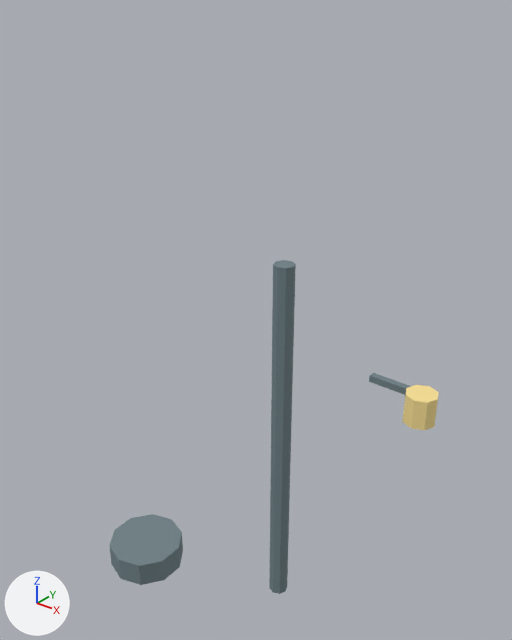
One commit to the glTF model do-not-drop/assets/models/environment/props/sm_env_prop_street_lamp_refined.glb: the scene before it, then after it.
The view is the same before and after, from a 50 mm lens placed at (4.12, -3.33, 5.03), pointed at (-0.12, 1.97, 1.74). The axes (+X, +Y, +Z) are drawn at lower left. The lights are the same throughout. The older version comes first.

Names of what the first picture shows: 'Arm', 'Base', 'Lantern', 'Pole'.
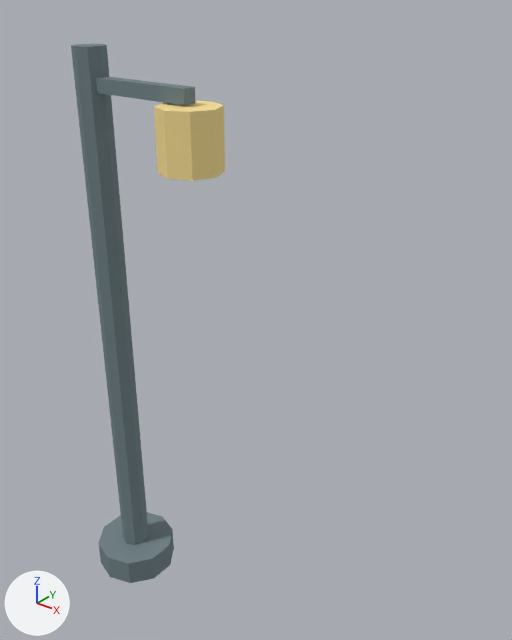
What changed in the scene script:
```text
Change ob_arm:
    ob_arm.location: (0.48, 4.35, 0.0) -> (0.48, 0.0, 4.35)
Change ob_base:
    ob_base.location: (0.0, 0.12, 0.0) -> (0.0, 0.0, 0.12)
Change ob_lantern:
    ob_lantern.location: (0.92, 4.08, 0.0) -> (0.92, 0.0, 4.08)
Change ob_pole:
    ob_pole.location: (0.0, 2.3, 0.0) -> (0.0, 0.0, 2.3)
```

Boxes (x1, y1, x2, y2) around the edits, measured in the pictures (512 x 640 px):
'Pole', moved
    before: (269, 260, 296, 594)
    after: (71, 44, 149, 545)
'Lantern', moved
    before: (402, 385, 439, 430)
    after: (154, 101, 225, 181)
'Base', moved
    before: (109, 514, 183, 585)
    after: (98, 512, 174, 583)
'Arm', moved
    before: (369, 373, 411, 395)
    after: (96, 76, 195, 105)
